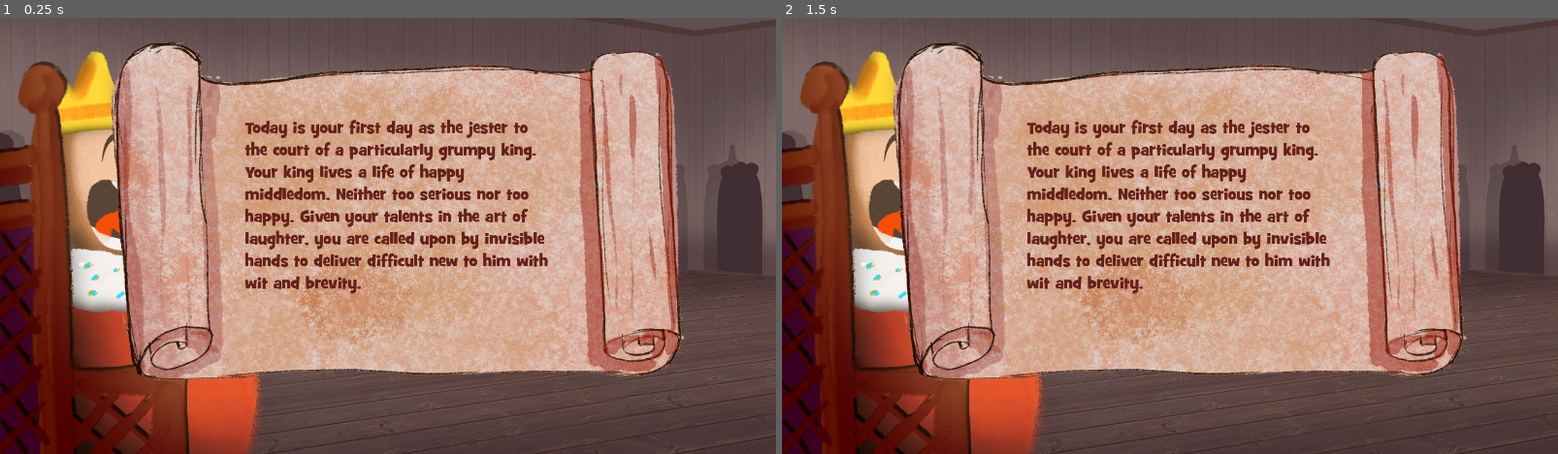
Above: before the commit, frames 1-2 (left to right).
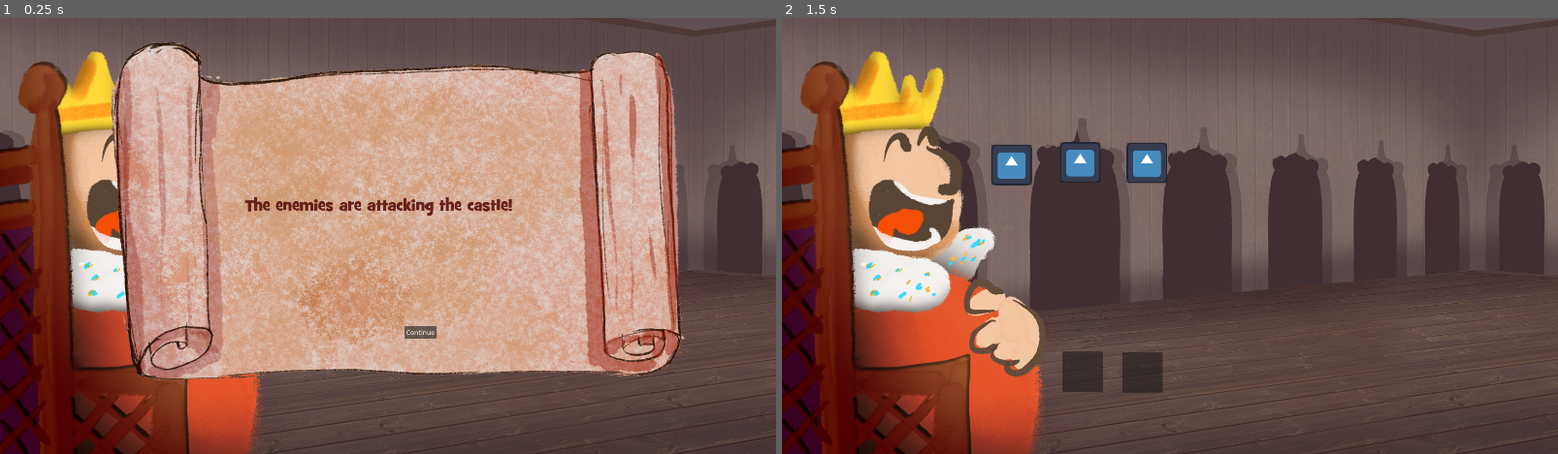
Above: after the commit, the same moments.

Repository: P-Wallis/GGJ-2024
Game: Godot game, scene res://Scenes/level.tscn
Two runs of this game, one before a commit and one after it. Both use one fixed random seed, a clock stepped at 60 frames per second and the inputs below. The engine's default icon, where the game draws it, is replaced by a stand-in: a white triangle on a blue panel in a dark square.
Inputs (mouse positions are in pixels of both pictures, inside the frame that each line leads up to):
- Up to frame 1 (0.25 s): no input
- Up to frame 2 (1.5 s): click "Continue" at 0.5 s; click (1201, 262) at 1.25 s, where only the run before the commit has a clickable "Continue"

The runs differ from the first frame. In frame 1, 4.8% of the frame differs, in the area x 31-71%, y 23-74%; in frame 2, 51%, in the area x 14-89%, y 5-86%.

Commit message:
Rearranged message stuff so the message gets put in the right place

Diff:
--- a/Scenes/UIScenes/message_ui.tscn
+++ b/Scenes/UIScenes/message_ui.tscn
@@ -11,22 +11,6 @@
 
 [node name="message_ui" type="CanvasLayer"]
 script = ExtResource("1_lh1aw")
-
-[node name="Label" type="Label" parent="."]
-offset_left = 633.0
-offset_top = 447.0
-offset_right = 1369.0
-offset_bottom = 583.0
-text = "This is message text"
-horizontal_alignment = 1
-vertical_alignment = 1
-
-[node name="Button" type="Button" parent="."]
-offset_left = 997.0
-offset_top = 588.0
-offset_right = 1076.0
-offset_bottom = 619.0
-text = "Continue"
 
 [node name="Control" type="Control" parent="."]
 layout_mode = 3
@@ -59,3 +43,10 @@
 label_settings = SubResource("LabelSettings_fpd4x")
 vertical_alignment = 1
 autowrap_mode = 3
+
+[node name="Button" type="Button" parent="Control/TextureRect"]
+offset_left = 729.0
+offset_top = 726.0
+offset_right = 808.0
+offset_bottom = 757.0
+text = "Continue"
--- a/Scripts/UI/message_ui.gd
+++ b/Scripts/UI/message_ui.gd
@@ -1,5 +1,5 @@
 extends CanvasLayer
 class_name MessageUI
 
-@onready var messageLabel:Label = $Label
-@onready var button:Button = $Button
+@onready var messageLabel:Label = $Control/TextureRect/Speech
+@onready var button:Button = $Control/TextureRect/Button
Not shown: 1 places in Scenes/level.tscn that only renumber resources
